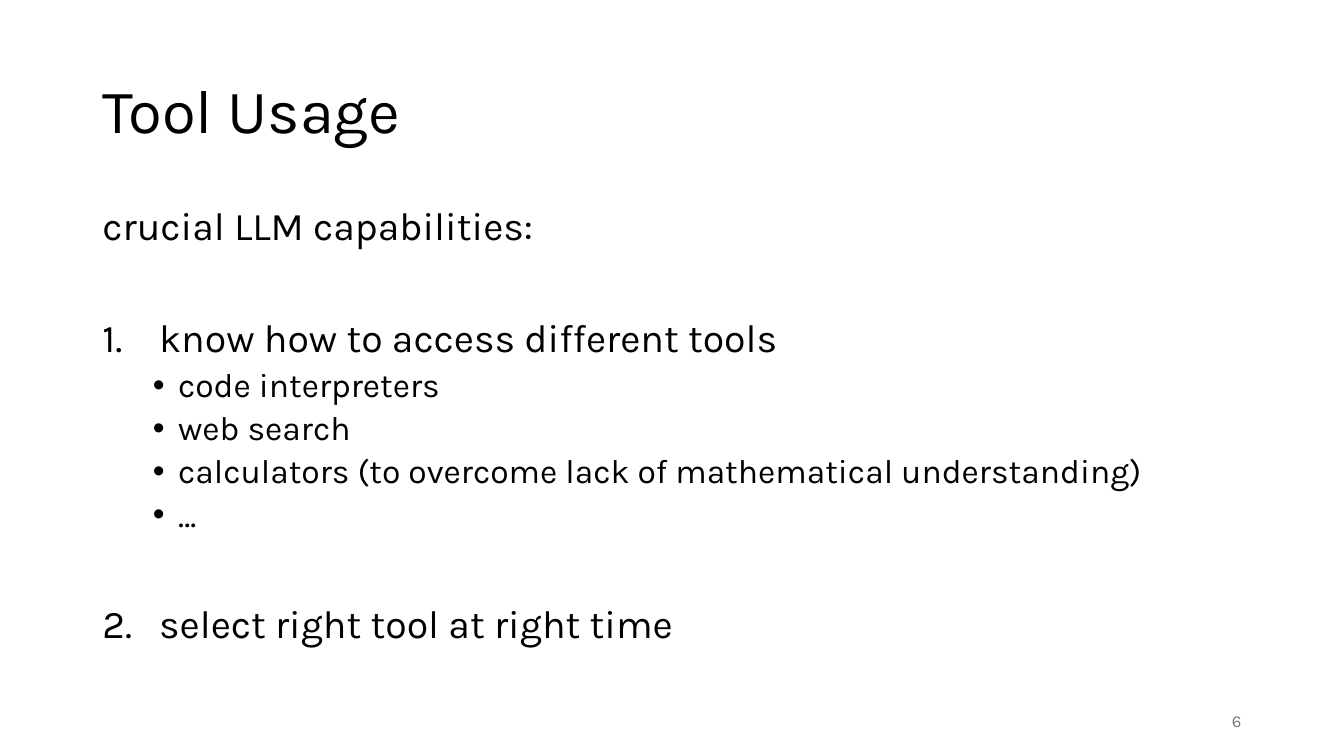
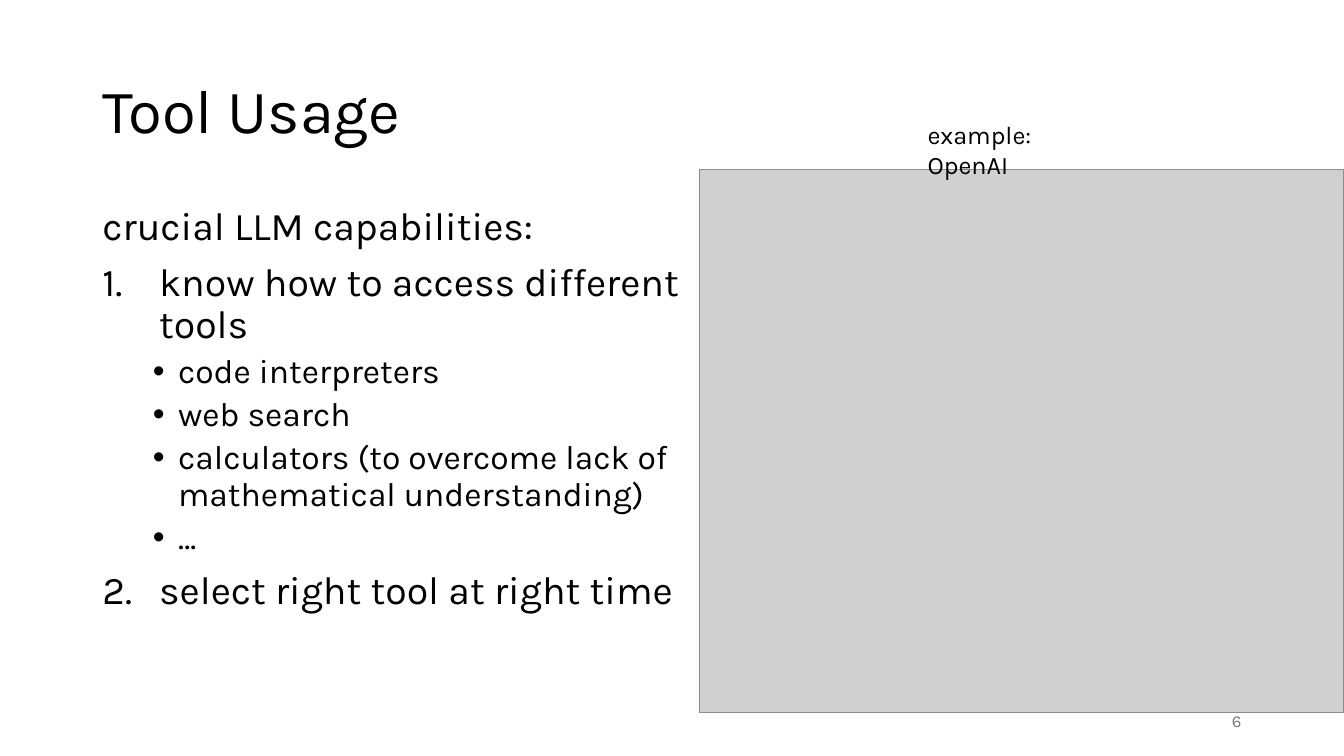
Before and after one commit to FelixWick/language_models, a slide deck: slide 6 of slides/7_agents.pptx. Drawn at 1344x756 pixels with LibreOffice and Linux fonts; fonts in the diff are those of the drawing; grey boxes stand for pictures. Boxes give left, top, right and bottom in pixels: in the first picture for what was removed or moved away, otherwise in the second. Text is boxed around its words. In the diff, an @@ line names an element or a change of style, - is before the commit and + after.

```diff
--- a/slides/7_agents.pptx
+++ b/slides/7_agents.pptx
@@ text added at [928, 126, 1032, 180], 18 pt, text #000000 @@
+example: OpenAI
@@ picture added at [700, 169, 1344, 713] @@
@@ text "crucial LLM capabilities:" rewrapped from [102, 213, 1141, 648] to [102, 213, 678, 614] @@
```
Also in this commit, not shown: 5 other files.
